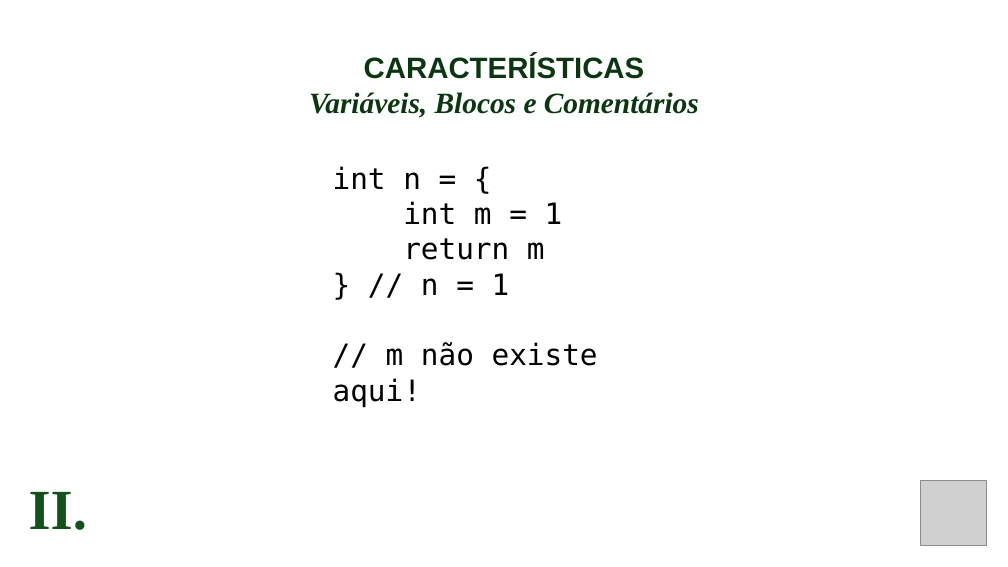
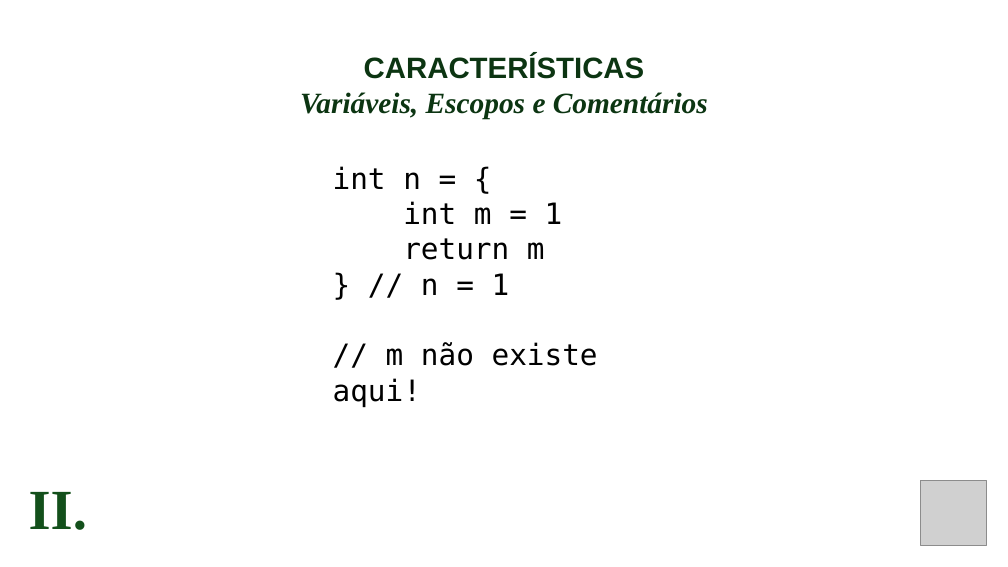
Before and after one commit to FelixLuciano/the-language, a slide deck: slide 5 of slides.pptx. Drawn at 1008x567 pixels with LibreOffice and Linux fonts; fonts in the diff are those of the drawing; grey boxes stand for pictures. Boxes give left, top, right and bottom in pixels: in the first picture for what was removed or moved away, otherwise in the second. Text is boxed around its words. In the diff, an @@ line names an element or a change of style, - is before the commit and + after.

```diff
--- a/slides.pptx
+++ b/slides.pptx
@@ text at (x1=300, y1=92, x2=708, y2=120): text changed @@
-Variáveis, Blocos e Comentários
+Variáveis, Escopos e Comentários
```
Also in this commit, not shown: 1 other slide changed, 1 other file.
